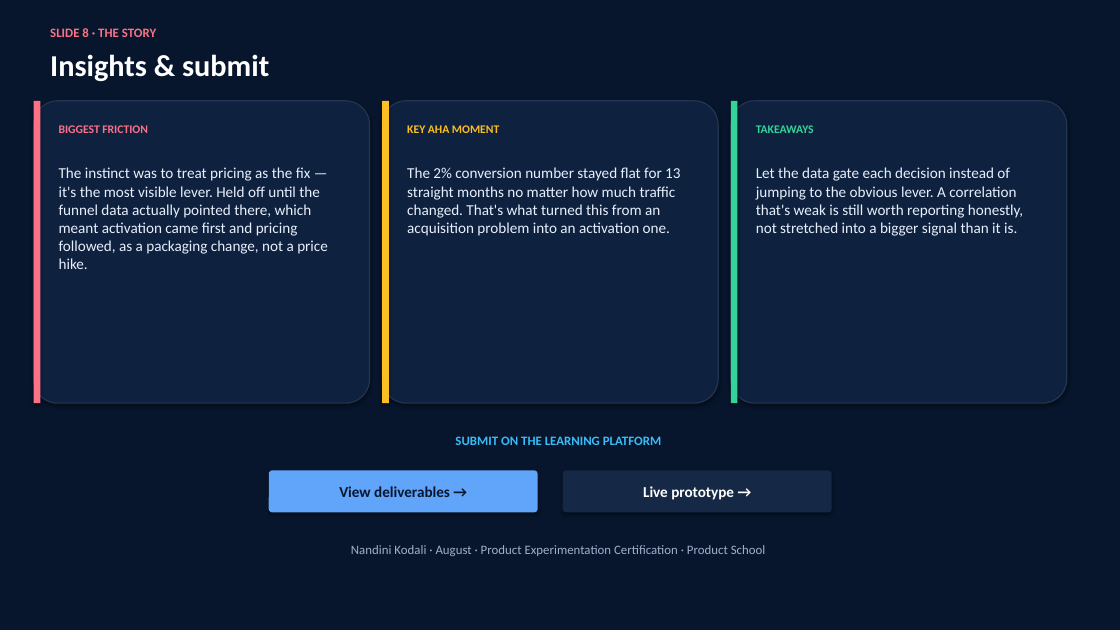
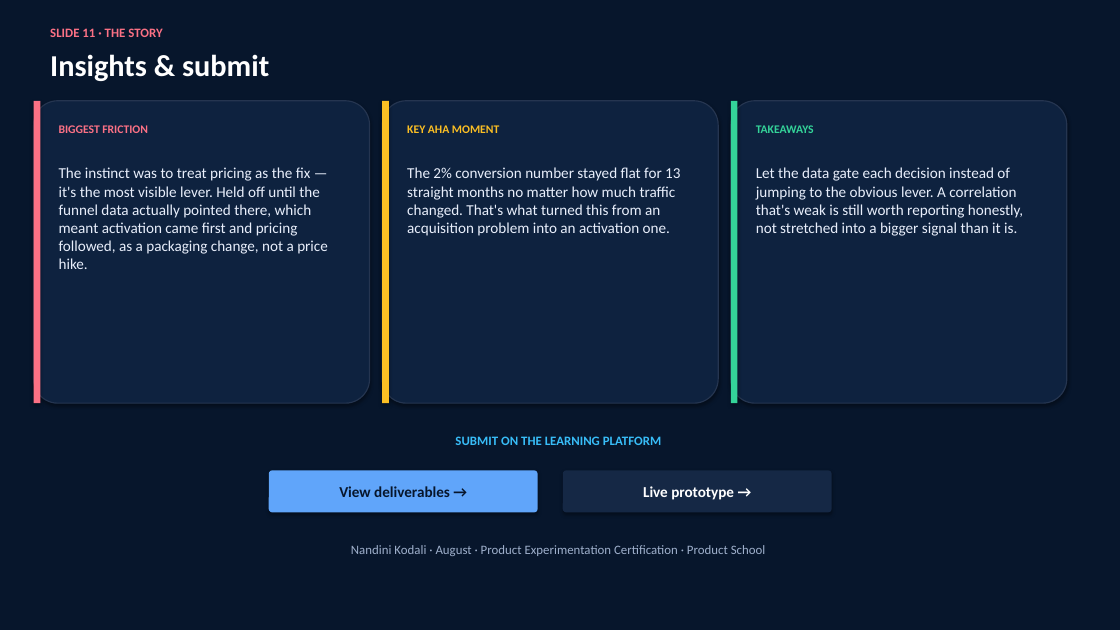
Before and after one commit to Sn-kodali/product-analytics-and-experimentation, a slide deck: slide 8 of FinWise-Pitch.pptx. Drawn at 1120x630 pixels with LibreOffice and Linux fonts; fonts in the diff are those of the drawing. Boxes give left, top, right and bottom in pixels: in the first picture for what was removed or moved away, otherwise in the second. Text is boxed around its words. In the diff, an @@ line names an element or a change of style, - is before the commit and + after.

```diff
--- a/FinWise-Pitch.pptx
+++ b/FinWise-Pitch.pptx
@@ text at bbox=[50, 28, 162, 37]: text changed @@
-SLIDE 8 · THE STORY
+SLIDE 11 · THE STORY
```
Also in this commit, not shown: 6 other slides changed, 1 other file.
